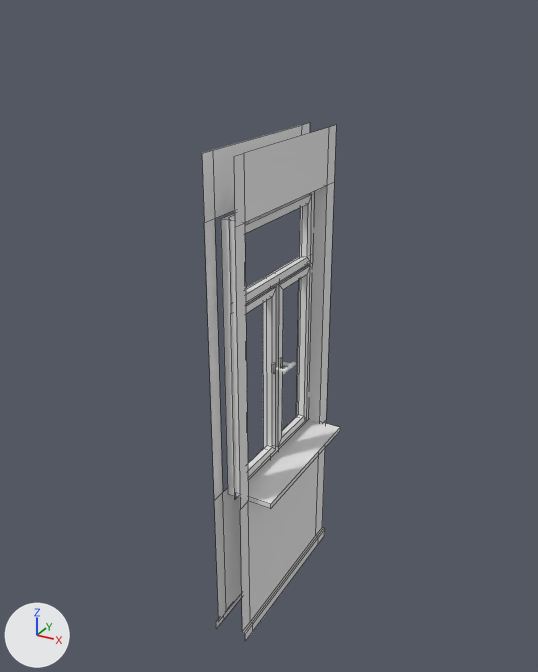
The Blender file Assets/Models/House/mod_Wand_mit_Fenster_doppelTuer.blend: old version first, new version second.
One viewpoint serves both versions: a 50 mm lens placed at (1.65, -2.57, 3.1), pointed at (-0.03, 0.49, 1.57). Lighting does not change. The marker at lower left points along +X, +Y and +Z. Mesh edges are drawn as thin lines on the coarser meshes.

The scene before the commit, as lines of its bpy script (objects in view):
```python
me_fenster_001 = bpy.data.meshes.new('Fenster.001')
me_fenster_001.from_pydata(...)  # 24 vertices, 21 faces; spans x -0.017..0.023, y 0.001..0.936, z -0.347..0.0
me_fenster_oben = bpy.data.meshes.new('Fenster_oben')
me_fenster_oben.from_pydata(...)  # 16 vertices, 12 faces; spans x -0.017..0.017, y 0.0..0.362, z -0.364..0.364
me_fensterrahmen = bpy.data.meshes.new('Fensterrahmen')
me_fensterrahmen.from_pydata(...)  # 106 vertices, 71 faces; spans x -0.09..0.2, y 0.0..2.56, z -1.0..0.0
me_fensterrahmen.polygons.foreach_set('use_smooth', [True] * 71)
# before: 38 (-0.08, 2.56, 0.0) at pixel (201, 153), 39 (-0.08, 2.56, -1.0) at pixel (309, 122), 40 (0.07, 2.56, 0.0) at pixel (233, 156), 41 (0.07, 2.56, -1.0) at pixel (336, 124), 58 (-0.08, 2.56, -0.08) at pixel (212, 150)
# before: 59 (-0.08, 2.56, -0.91) at pixel (301, 125), 60 (0.07, 2.56, -0.91) at pixel (328, 127), 61 (0.07, 2.56, -0.08) at pixel (243, 153)
ob_fenster_links = bpy.data.objects.new('Fenster_links', me_fenster_001)
ob_fenster_links.parent = ob_fensterrahmen
ob_fenster_links.matrix_parent_inverse = Matrix(((1.0, 0.0, 0.0, 0.0), (0.0, 0.0, 1.0, 0.0), (0.0, -1.0, 0.0, 0.0), (0.0, 0.0, 0.0, 1.0)))
ob_fenster_links.location = (0.00126, 0.124, 0.912)
ob_fenster_links.rotation_euler = (1.571, 0.0, 0.0)  # degrees (90, 0, 0)
ob_fenster_oben = bpy.data.objects.new('Fenster_oben', me_fenster_oben)
ob_fenster_oben.parent = ob_fensterrahmen
ob_fenster_oben.matrix_parent_inverse = Matrix(((1.0, 0.0, 0.0, 0.0), (0.0, 0.0, 1.0, 0.0), (0.0, -1.0, 0.0, 0.0), (0.0, 0.0, 0.0, 1.0)))
ob_fenster_oben.location = (0.00171, 0.487, 1.867)
ob_fenster_oben.rotation_euler = (1.571, 0.0, 0.0)  # degrees (90, 0, 0)
ob_fensterrahmen = bpy.data.objects.new('Fensterrahmen', me_fensterrahmen)
ob_fensterrahmen.parent = ob_wand_mit_fenster_doppeltuer
ob_fensterrahmen.matrix_parent_inverse = Matrix(((1.0, 0.0, 0.0, 0.0), (0.0, 0.0, 1.0, 0.0), (0.0, -1.0, 0.0, 0.0), (0.0, 0.0, 0.0, 1.0)))
ob_fensterrahmen.location = (0.0, 0.0, 0.0)
ob_fensterrahmen.rotation_euler = (1.571, 0.0, 0.0)  # degrees (90, 0, 0)
# also in view: 'Fenster_rechts' at (0.0, 0.68, 1.38)
```
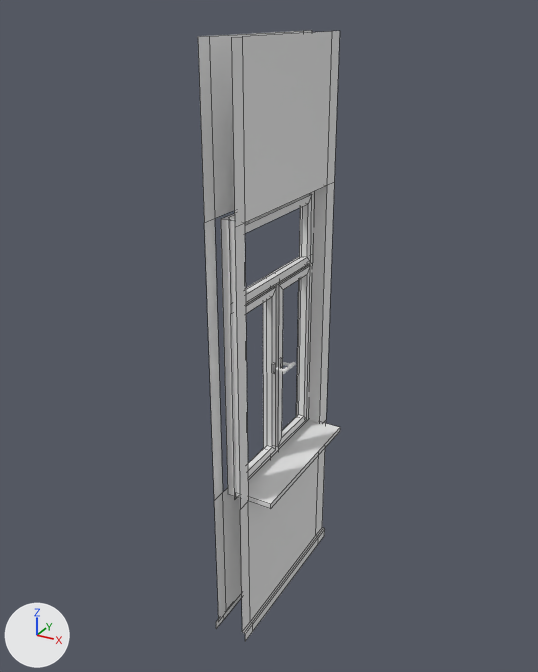
Pixel boxes [x1, y1, x2, y2] of what changed, in the pictures (538 x 672 px; the box of a moved part takes in the faces that stretch with it):
'Fensterrahmen', reshaped (18% taller): before [202, 123, 340, 641]; after [198, 30, 340, 641]
part 1 of me_fensterrahmen, moved or reshaped: before [202, 123, 336, 227]; after [198, 30, 340, 227]

The change, as a diff of the scene's bpy script:
```diff
--- a/Assets/Models/House/mod_Wand_mit_Fenster_doppelTuer.blend.py
+++ b/Assets/Models/House/mod_Wand_mit_Fenster_doppelTuer.blend.py
@@ me_fensterrahmen @@
 me_fensterrahmen.from_pydata(...)  # 106 vertices, 71 faces; spans x -0.09..0.2, y 0.0..2.56, z -1.0..0.0
 # used by ob_fensterrahmen; parent = ob_wand_mit_fenster_doppeltuer; location = (0.0, 0.0, 0.0); rotation_euler = (1.571, 0.0, 0.0), in degrees (90, 0, 0)
+# me_fensterrahmen part 1
+for i in [*range(38, 42), *range(58, 62)]: me_fensterrahmen.vertices[i].co += Vector((0.0, 0.44, 0.0))
```
